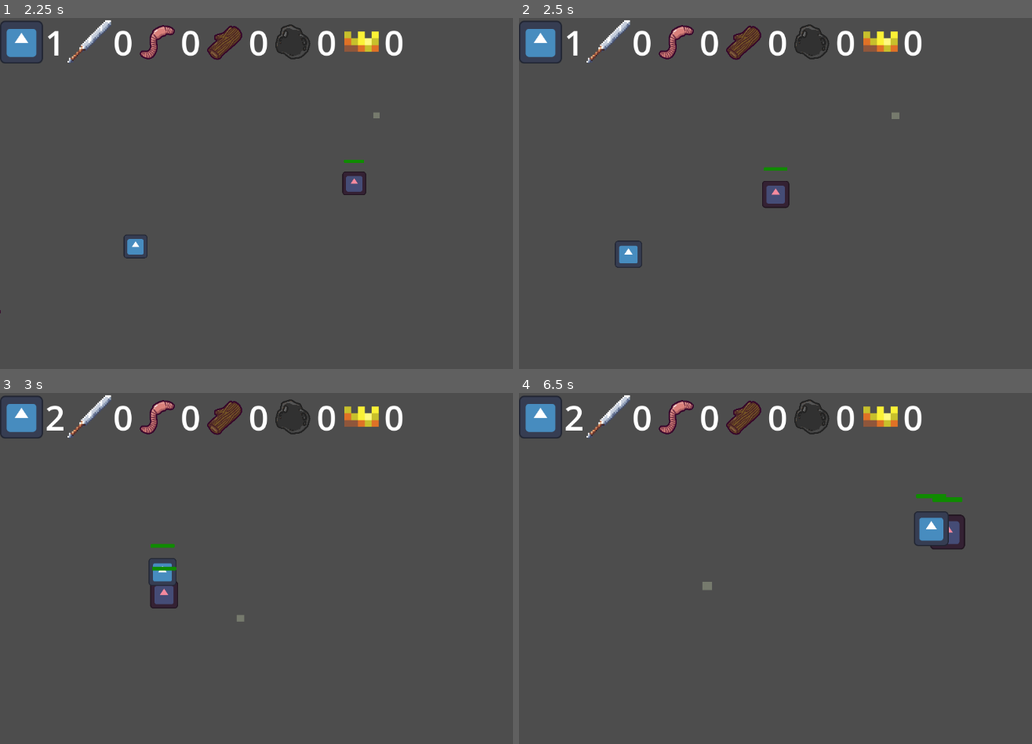
Above: before the commit, frames 1-4 (two rows, left to right).
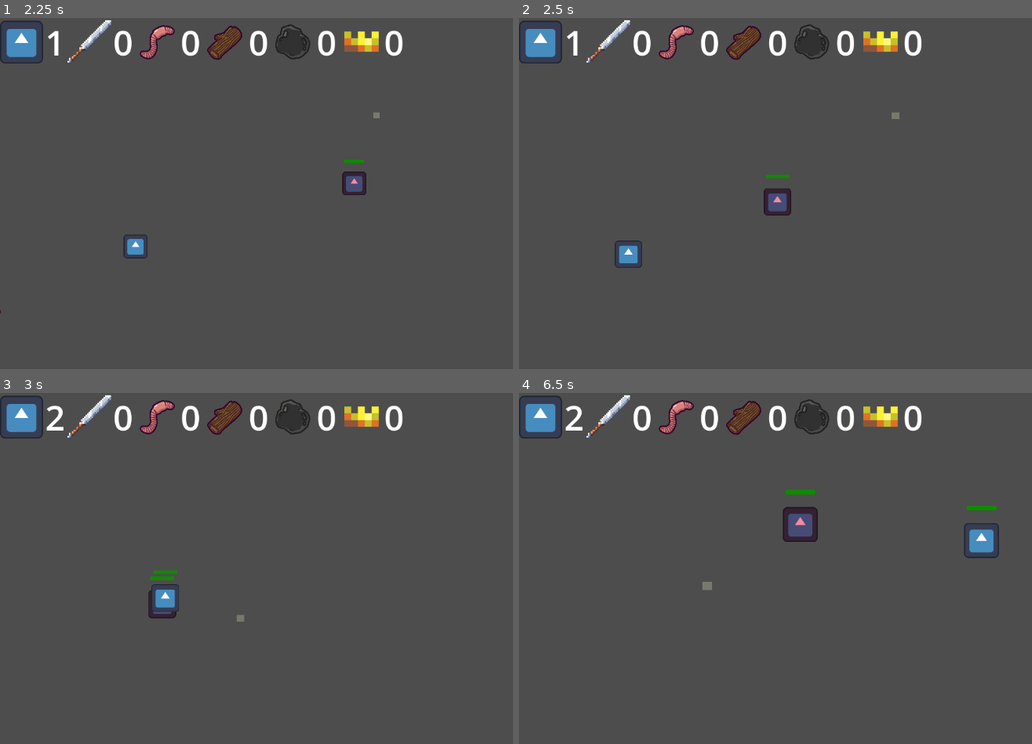
Above: after the commit, the same moments.

Repository: pradoh97/horde
Game: Godot game, scene res://single_player.tscn
Same seed, same stepped clock (60 frames per second), same inputs: the game is played once before the commit and once after it. This scene is started directly instead of the project's main scene. The engine's default icon, where the game draws it, is replaced by a stand-in: a white triangle on a blue panel in a dark square.
Inputs (mouse positions are in pixels of both pictures, inside the frame that each line leads up to):
- Up to frame 1 (2.25 s): tap Enter at 0.5 s; move the mouse to (451, 175) at 0.52 s; press the mouse at (451, 175) at 0.53 s; hold D (right, bound only before the commit) 0.53-1.25 s; tap W (up, bound only before the commit) at 0.77, 1.07 s; tap Mouse wheel down (mouse_scroll_down) at 0.8 s; release the mouse at (451, 175) at 1.25 s; drag from (189, 211) to (446, 175) at 1.27 s; tap Space at 2 s; move the mouse to (374, 116) at 2.02 s; hold A (left, bound only before the commit) from 2.03 s (still down); hold Mouse wheel up (mouse_scroll_up) from 2.03 s (still down); click (374, 116) at 2.17 s
- Up to frame 2 (2.5 s): keep holding A (left, bound only before the commit); keep holding Mouse wheel up (mouse_scroll_up); tap Down (down_p2, bound only after the commit) at 2.3 s
- Up to frame 3 (3 s): release A (left, bound only before the commit) at 2.75 s; release Mouse wheel up (mouse_scroll_up) at 2.75 s; drag from (282, 638) to (159, 575) at 2.77 s
- Up to frame 4 (6.5 s): move the mouse to (1021, 621) at 3.52 s; hold D (right, bound only before the commit) 3.53-4.25 s; tap Left (left_p2, bound only after the commit) at 3.6 s; click (1021, 621) at 3.67 s; tap W (up, bound only before the commit) at 3.77, 4.07 s; tap Right (right_p2, bound only after the commit) at 3.8 s; drag from (642, 515) to (970, 572) at 4.27 s; move the mouse to (862, 568) at 5.02 s; hold D (right, bound only before the commit) 5.03-5.75 s; hold E (zoom_in_p1, bound only after the commit) 5.03-5.75 s; tap Up (up_p2, bound only after the commit) at 5.1 s; click (862, 568) at 5.17 s; drag from (739, 480) to (708, 586) at 5.77 s

Frame 1 is identical in both runs. In frame 2, 0.5% of the frame differs, in the area x 47-54%, y 42-57%; in frame 3, 0.8%; in frame 4, 2.1%, in the area x 51-94%, y 27-48%.

Commit message:
Add player inputs

Diff:
--- a/army/army.gd
+++ b/army/army.gd
@@ -6,6 +6,7 @@
 @export var deceleration_factor: float = 0.025
 @export var full_stop_speed: float = 40
 @export var max_speed_left_behind: = 1000
+@export var player_number := 0
 var horde_size: int = 0
 var horde_strength: int = 0
 var wood_stock: int = 0
@@ -20,7 +21,6 @@
 var minions: Array[Minion] = []
 var free_minions: Array[Minion] = []
 var camera: Camera2D = null
-var level: Level = null
 var armed_minions: Array[Minion] = []
 var commanded_with_arrow_keys := false
 
@@ -52,16 +52,24 @@
 	update_stone_stock()
 
 func _physics_process(_delta):
-	var arrows_direction = Input.get_vector("left","right","up","down")
+	var arrows_direction
+
+	if player_number == 0:
+		arrows_direction = Input.get_vector("left", "right", "up", "down")
+		if not Input.get_vector("left_p2", "right_p2", "up_p2", "down_p2") == Vector2.ZERO:
+			arrows_direction = Input.get_vector("left_p2", "right_p2", "up_p2", "down_p2")
+		if not Input.get_vector("left_p1", "right_p1", "up_p1", "down_p1") == Vector2.ZERO:
+			arrows_direction = Input.get_vector("left_p1", "right_p1", "up_p1", "down_p1")
+	else:
+		arrows_direction = Input.get_vector("left_p" + str(player_number),"right_p" + str(player_number),"up_p" + str(player_number),"down_p" + str(player_number))
 	if commanded_with_arrow_keys and not arrows_direction:
 		disband_minions()
-	if Input.is_action_just_pressed("mouse_click") or arrows_direction:
+
+	var player_giving_orders = player_number == 0 and Input.is_action_just_pressed("mouse_click") or arrows_direction
+	if player_giving_orders:
 		commanded_with_arrow_keys = arrows_direction != Vector2.ZERO
 		command_minions()
-	if (Input.is_action_pressed("mouse_click") or arrows_direction) and chase:
-		commanded_with_arrow_keys = arrows_direction != Vector2.ZERO
-		command_minions()
-	if Input.is_action_just_released("mouse_click"):
+	if player_number == 0 and Input.is_action_just_released("mouse_click"):
 		disband_minions()
 
 func update_food_stock(update_by: int = 0):
--- a/camera_2d.gd
+++ b/camera_2d.gd
@@ -16,13 +16,17 @@
 	zoom = max_zoom*initial_zoom_percentage
 
 func _input(event):
-	if event.is_action_pressed("mouse_scroll_down"):
+	var player_number: int = get_parent().army.player_number
+
+	var valid_zoom_out_input = (player_number == 0 and (event.is_action_pressed("mouse_scroll_down") or event.is_action_pressed("zoom_out_p1") or event.is_action_pressed("zoom_out_p2"))) or (not player_number == 0 and event.is_action_pressed("zoom_out_p" + str(player_number)))
+	var valid_zoom_in_input = (player_number == 0 and (event.is_action_pressed("mouse_scroll_up") or event.is_action_pressed("zoom_in_p1") or event.is_action_pressed("zoom_in_p2"))) or (not player_number == 0 and event.is_action_pressed("zoom_in_p" + str(player_number)))
+	if valid_zoom_out_input:
 		zoom_step = clamp(zoom_step - 1, min_steps, max_steps)
 		if zoom_step > min_steps:
 			zoom_tween = create_tween()
 			zoom_tween.tween_property(self, "zoom", zoom_step_factor * zoom_step, tween_duration)
 
-	if event.is_action_pressed("mouse_scroll_up"):
+	if valid_zoom_in_input:
 		zoom_step = clamp(zoom_step + 1, min_steps, max_steps)
 		if zoom_step <= max_steps:
 			zoom_tween = create_tween()
--- a/minion/minion.gd
+++ b/minion/minion.gd
@@ -63,7 +63,25 @@
 		if not is_leading:
 			leader_direction = (leader.global_position - global_position).normalized()
 		else:
+			var player_number = army.player_number
+
+			var numbered_player_direction
+			if not player_number == 0:
+				numbered_player_direction = Input.get_vector("left_p" + str(player_number), "right_p" + str(player_number), "up_p" + str(player_number), "down_p" + str(player_number))
+
+
+			var valid_movement_input = (
+				(player_number == 0 and not Input.get_vector("left","right","up","down") == Vector2.ZERO or Input.get_vector("left_p1", "right_p1", "up_p1" ,"down_p1") or Input.get_vector("left_p2", "right_p2", "up_p2" ,"down_p2") or numbered_player_direction ) or
+				(not player_number == 0 and numbered_player_direction)
+			)
 			var arrows_direction = Input.get_vector("left","right","up","down")
+			if not arrows_direction:
+				arrows_direction = Input.get_vector("left_p2", "right_p2", "up_p2", "down_p2")
+				if not arrows_direction:
+					arrows_direction = Input.get_vector("left_p1", "right_p1", "up_p1", "down_p1")
+				if not player_number == 0 :
+					arrows_direction  = numbered_player_direction
+
 			if arrows_direction:
 				leader_direction = arrows_direction
 			else:
--- a/project.godot
+++ b/project.godot
@@ -11,7 +11,7 @@
 [application]
 
 config/name="horde"
-run/main_scene="uid://qm3e3y4bogel"
+run/main_scene="uid://csiutgc4ly6df"
 config/features=PackedStringArray("4.5", "Forward Plus")
 config/icon="res://icon.svg"
 
@@ -63,8 +63,6 @@
 "events": [Object(InputEventMouseButton,"resource_local_to_scene":false,"resource_name":"","device":-1,"window_id":0,"a …(253 unchanged characters)…
 , Object(InputEventJoypadMotion,"resource_local_to_scene":false,"resource_name":"","device":-1,"axis":3,"axis_value":1.0,"script":null)
 , Object(InputEventJoypadButton,"resource_local_to_scene":false,"resource_name":"","device":-1,"button_index":9,"pressure":0.0,"pressed":true,"script":null)
-, Object(InputEventKey,"resource_local_to_scene":false,"resource_name":"","device":-1,"window_id":0,"alt_pressed":false,"shift_pressed":false,"ctrl_pressed":false,"meta_pressed":false,"pressed":false,"keycode":0,"physical_keycode":81,"key_label":0,"unicode":113,"location":0,"echo":false,"script":null)
-, Object(InputEventKey,"resource_local_to_scene":false,"resource_name":"","device":-1,"window_id":0,"alt_pressed":false,"shift_pressed":false,"ctrl_pressed":false,"meta_pressed":false,"pressed":false,"keycode":0,"physical_keycode":44,"key_label":0,"unicode":44,"location":0,"echo":false,"script":null)
 ]
 }
 mouse_scroll_up={
@@ -72,40 +70,90 @@
 "events": [Object(InputEventMouseButton,"resource_local_to_scene":false,"resource_name":"","device":-1,"window_id":0,"a …(253 unchanged characters)…
 , Object(InputEventJoypadMotion,"resource_local_to_scene":false,"resource_name":"","device":-1,"axis":3,"axis_value":-1.0,"script":null)
 , Object(InputEventJoypadButton,"resource_local_to_scene":false,"resource_name":"","device":-1,"button_index":10,"pressure":0.0,"pressed":true,"script":null)
-, Object(InputEventKey,"resource_local_to_scene":false,"resource_name":"","device":-1,"window_id":0,"alt_pressed":false,"shift_pressed":false,"ctrl_pressed":false,"meta_pressed":false,"pressed":false,"keycode":0,"physical_keycode":46,"key_label":0,"unicode":46,"location":0,"echo":false,"script":null)
-, Object(InputEventKey,"resource_local_to_scene":false,"resource_name":"","device":-1,"window_id":0,"alt_pressed":false,"shift_pressed":false,"ctrl_pressed":false,"meta_pressed":false,"pressed":false,"keycode":0,"physical_keycode":69,"key_label":0,"unicode":101,"location":0,"echo":false,"script":null)
 ]
 }
 up={
 "deadzone": 0.2,
-"events": [Object(InputEventKey,"resource_local_to_scene":false,"resource_name":"","device":-1,"window_id":0,"alt_pressed":false,"shift_pressed":false,"ctrl_pressed":false,"meta_pressed":false,"pressed":false,"keycode":0,"physical_keycode":87,"key_label":0,"unicode":119,"location":0,"echo":false,"script":null)
-, Object(InputEventKey,"resource_local_to_scene":false,"resource_name":"","device":-1,"window_id":0,"alt_pressed":false,"shift_pressed":false,"ctrl_pressed":false,"meta_pressed":false,"pressed":false,"keycode":0,"physical_keycode":4194320,"key_label":0,"unicode":0,"location":0,"echo":false,"script":null)
-, Object(InputEventJoypadMotion,"resource_local_to_scene":false,"resource_name":"","device":-1,"axis":1,"axis_value":-1.0,"script":null)
+"events": [Object(InputEventJoypadMotion,"resource_local_to_scene":false,"resource_name":"","device":-1,"axis":1,"axis_value":-1.0,"script":null)
 , Object(InputEventJoypadButton,"resource_local_to_scene":false,"resource_name":"","device":-1,"button_index":11,"pressure":0.0,"pressed":true,"script":null)
 ]
 }
 down={
 "deadzone": 0.2,
-"events": [Object(InputEventKey,"resource_local_to_scene":false,"resource_name":"","device":-1,"window_id":0,"alt_pressed":false,"shift_pressed":false,"ctrl_pressed":false,"meta_pressed":false,"pressed":false,"keycode":0,"physical_keycode":83,"key_label":0,"unicode":115,"location":0,"echo":false,"script":null)
-, Object(InputEventKey,"resource_local_to_scene":false,"resource_name":"","device":-1,"window_id":0,"alt_pressed":false,"shift_pressed":false,"ctrl_pressed":false,"meta_pressed":false,"pressed":false,"keycode":0,"physical_keycode":4194322,"key_label":0,"unicode":0,"location":0,"echo":false,"script":null)
-, Object(InputEventJoypadMotion,"resource_local_to_scene":false,"resource_name":"","device":-1,"axis":1,"axis_value":1.0,"script":null)
+"events": [Object(InputEventJoypadMotion,"resource_local_to_scene":false,"resource_name":"","device":-1,"axis":1,"axis_value":1.0,"script":null)
 , Object(InputEventJoypadButton,"resource_local_to_scene":false,"resource_name":"","device":-1,"button_index":12,"pressure":0.0,"pressed":true,"script":null)
 ]
 }
 left={
 "deadzone": 0.2,
-"events": [Object(InputEventKey,"resource_local_to_scene":false,"resource_name":"","device":-1,"window_id":0,"alt_pressed":false,"shift_pressed":false,"ctrl_pressed":false,"meta_pressed":false,"pressed":false,"keycode":0,"physical_keycode":65,"key_label":0,"unicode":97,"location":0,"echo":false,"script":null)
-, Object(InputEventKey,"resource_local_to_scene":false,"resource_name":"","device":-1,"window_id":0,"alt_pressed":false,"shift_pressed":false,"ctrl_pressed":false,"meta_pressed":false,"pressed":false,"keycode":0,"physical_keycode":4194319,"key_label":0,"unicode":0,"location":0,"echo":false,"script":null)
-, Object(InputEventJoypadMotion,"resource_local_to_scene":false,"resource_name":"","device":-1,"axis":0,"axis_value":-1.0,"script":null)
+"events": [Object(InputEventJoypadMotion,"resource_local_to_scene":false,"resource_name":"","device":-1,"axis":0,"axis_value":-1.0,"script":null)
 , Object(InputEventJoypadButton,"resource_local_to_scene":false,"resource_name":"","device":-1,"button_index":13,"pressure":0.0,"pressed":true,"script":null)
 ]
 }
 right={
 "deadzone": 0.2,
+"events": [Object(InputEventJoypadButton,"resource_local_to_scene":false,"resource_name":"","device":-1,"button_index":14,"pressure":0.0,"pressed":true,"script":null)
+, Object(InputEventJoypadMotion,"resource_local_to_scene":false,"resource_name":"","device":-1,"axis":0,"axis_value":1.0,"script":null)
+]
+}
+zoom_out_p1={
+"deadzone": 0.2,
+"events": [null, Object(InputEventKey,"resource_local_to_scene":false,"resource_name":"","device":-1,"window_id":0,"alt_pressed":false,"shift_pressed":false,"ctrl_pressed":false,"meta_pressed":false,"pressed":false,"keycode":0,"physical_keycode":81,"key_label":0,"unicode":113,"location":0,"echo":false,"script":null)
+]
+}
+zoom_in_p1={
+"deadzone": 0.2,
+"events": [Object(InputEventKey,"resource_local_to_scene":false,"resource_name":"","device":-1,"window_id":0,"alt_pressed":false,"shift_pressed":false,"ctrl_pressed":false,"meta_pressed":false,"pressed":false,"keycode":0,"physical_keycode":69,"key_label":0,"unicode":101,"location":0,"echo":false,"script":null)
+]
+}
+zoom_out_p2={
+"deadzone": 0.2,
+"events": [Object(InputEventKey,"resource_local_to_scene":false,"resource_name":"","device":-1,"window_id":0,"alt_pressed":false,"shift_pressed":false,"ctrl_pressed":false,"meta_pressed":false,"pressed":false,"keycode":0,"physical_keycode":44,"key_label":0,"unicode":44,"location":0,"echo":false,"script":null)
+]
+}
+zoom_in_p2={
+"deadzone": 0.2,
+"events": [Object(InputEventKey,"resource_local_to_scene":false,"resource_name":"","device":-1,"window_id":0,"alt_pressed":false,"shift_pressed":false,"ctrl_pressed":false,"meta_pressed":false,"pressed":false,"keycode":0,"physical_keycode":46,"key_label":0,"unicode":46,"location":0,"echo":false,"script":null)
+]
+}
+up_p1={
+"deadzone": 0.2,
+"events": [Object(InputEventKey,"resource_local_to_scene":false,"resource_name":"","device":-1,"window_id":0,"alt_pressed":false,"shift_pressed":false,"ctrl_pressed":false,"meta_pressed":false,"pressed":false,"keycode":0,"physical_keycode":87,"key_label":0,"unicode":119,"location":0,"echo":false,"script":null)
+]
+}
+up_p2={
+"deadzone": 0.2,
+"events": [Object(InputEventKey,"resource_local_to_scene":false,"resource_name":"","device":-1,"window_id":0,"alt_pressed":false,"shift_pressed":false,"ctrl_pressed":false,"meta_pressed":false,"pressed":false,"keycode":0,"physical_keycode":4194320,"key_label":0,"unicode":0,"location":0,"echo":false,"script":null)
+]
+}
+down_p1={
+"deadzone": 0.2,
+"events": [Object(InputEventKey,"resource_local_to_scene":false,"resource_name":"","device":-1,"window_id":0,"alt_pressed":false,"shift_pressed":false,"ctrl_pressed":false,"meta_pressed":false,"pressed":false,"keycode":0,"physical_keycode":83,"key_label":0,"unicode":115,"location":0,"echo":false,"script":null)
+]
+}
+down_p2={
+"deadzone": 0.2,
+"events": [Object(InputEventKey,"resource_local_to_scene":false,"resource_name":"","device":-1,"window_id":0,"alt_pressed":false,"shift_pressed":false,"ctrl_pressed":false,"meta_pressed":false,"pressed":false,"keycode":0,"physical_keycode":4194322,"key_label":0,"unicode":0,"location":0,"echo":false,"script":null)
+]
+}
+left_p1={
+"deadzone": 0.2,
+"events": [Object(InputEventKey,"resource_local_to_scene":false,"resource_name":"","device":-1,"window_id":0,"alt_pressed":false,"shift_pressed":false,"ctrl_pressed":false,"meta_pressed":false,"pressed":false,"keycode":0,"physical_keycode":65,"key_label":0,"unicode":97,"location":0,"echo":false,"script":null)
+]
+}
+left_p2={
+"deadzone": 0.2,
+"events": [Object(InputEventKey,"resource_local_to_scene":false,"resource_name":"","device":-1,"window_id":0,"alt_pressed":false,"shift_pressed":false,"ctrl_pressed":false,"meta_pressed":false,"pressed":false,"keycode":0,"physical_keycode":4194319,"key_label":0,"unicode":0,"location":0,"echo":false,"script":null)
+]
+}
+right_p1={
+"deadzone": 0.2,
 "events": [Object(InputEventKey,"resource_local_to_scene":false,"resource_name":"","device":-1,"window_id":0,"alt_press …(192 unchanged characters)…
-, Object(InputEventKey,"resource_local_to_scene":false,"resource_name":"","device":-1,"window_id":0,"alt_pressed":false,"shift_pressed":false,"ctrl_pressed":false,"meta_pressed":false,"pressed":false,"keycode":0,"physical_keycode":4194321,"key_label":0,"unicode":0,"location":0,"echo":false,"script":null)
-, Object(InputEventJoypadButton,"resource_local_to_scene":false,"resource_name":"","device":-1,"button_index":14,"pressure":0.0,"pressed":true,"script":null)
-, Object(InputEventJoypadMotion,"resource_local_to_scene":false,"resource_name":"","device":-1,"axis":0,"axis_value":1.0,"script":null)
+]
+}
+right_p2={
+"deadzone": 0.2,
+"events": [Object(InputEventKey,"resource_local_to_scene":false,"resource_name":"","device":-1,"window_id":0,"alt_pressed":false,"shift_pressed":false,"ctrl_pressed":false,"meta_pressed":false,"pressed":false,"keycode":0,"physical_keycode":4194321,"key_label":0,"unicode":0,"location":0,"echo":false,"script":null)
 ]
 }
 
